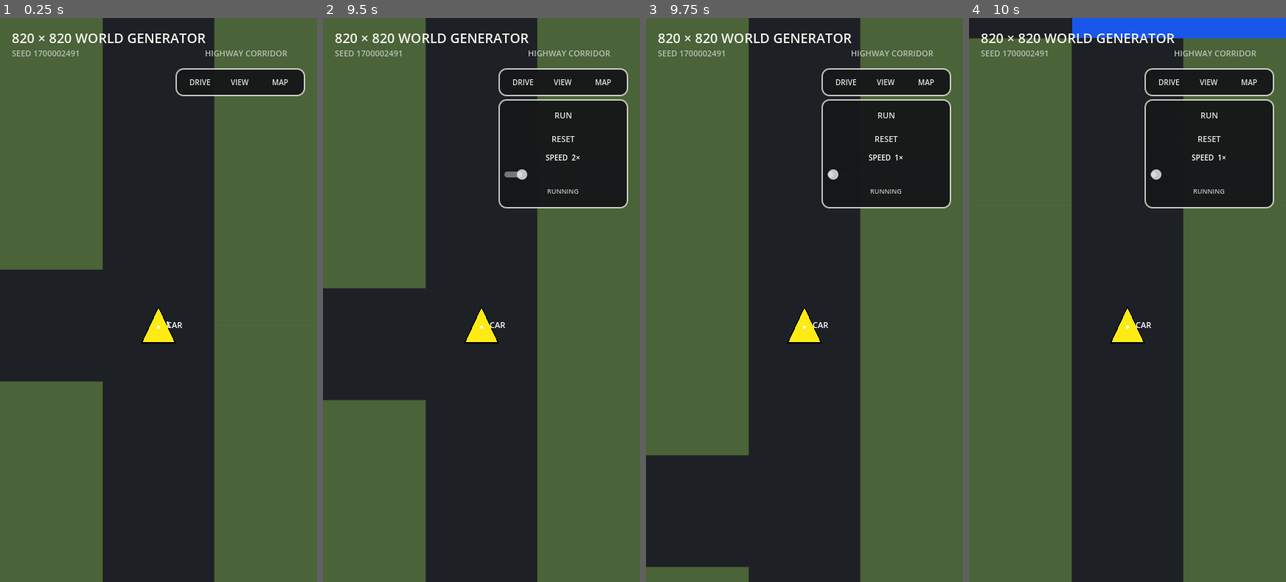
Above: before the commit, frames 1-4 (left to right).
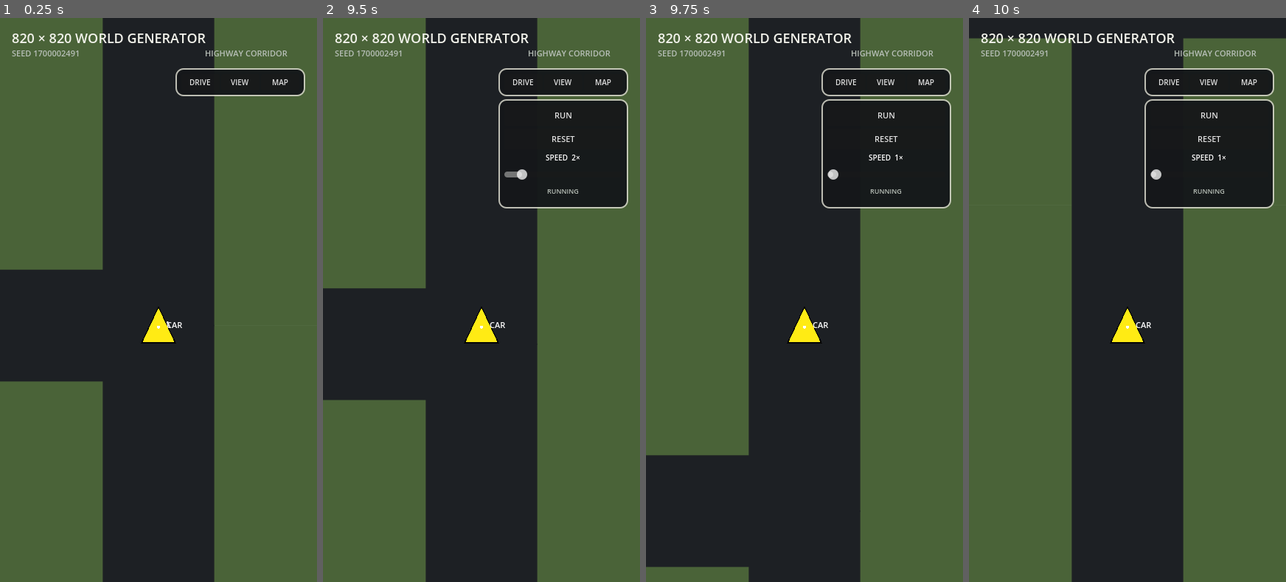
Above: after the commit, the same moments.

Repository: patrickcallahancomedy/comedian
Game: Godot game, scene res://scenes/drive/grid_world_prototype.tscn
Same seed, same stepped clock (60 frames per second), same inputs: the game is played once before the commit and once after it. This scene is started directly instead of the project's main scene.
Inputs (mouse positions are in pixels of both pictures, inside the frame that each line leads up to):
- Up to frame 1 (0.25 s): no input
- Up to frame 2 (9.5 s): click "DRIVE" at 0.5 s; click "RUN" at 1.25 s; tap Enter (ui_accept) at 2, 2.27, 5.27, 8.27 s; move the mouse to (465, 412) at 2.02 s; hold W 2.03-2.75 s; tap Space every 1.5 s from 2.1 to 8.1 s; click (465, 412) at 2.17 s; drag from (576, 384) to (465, 412) at 2.77 s; move the mouse to (386, 215) at 3.52 s; hold Left 3.53-4.25 s; drag from (497, 300) to (386, 215) at 4.27 s; move the mouse to (433, 159) at 5.02 s; hold Left 5.03-5.75 s; drag from (551, 271) to (433, 159) at 5.77 s; move the mouse to (418, 328) at 6.52 s; hold W 6.53-7.25 s; click (418, 328) at 6.67 s; drag from (513, 175) to (418, 328) at 7.27 s; move the mouse to (465, 412) at 8.02 s; hold Right 8.03-8.75 s; drag from (576, 384) to (465, 412) at 8.77 s
- Up to frame 3 (9.75 s): move the mouse to (709, 215) at 9.52 s; hold Left from 9.53 s (still down); tap Space at 9.6 s
- Up to frame 4 (10 s): keep holding Left

Frames 1-3 are identical in both runs. In frame 4, 2.4% of the frame differs, in the area x 32-100%, y 0-4%.

Commit message:
Unify all road surfaces with the existing charcoal asphalt palette

Diff:
--- a/godot/scripts/drive/grid_world_map.gd
+++ b/godot/scripts/drive/grid_world_map.gd
@@ -9,11 +9,12 @@
 const GRID_MINOR := Color(1.0, 1.0, 1.0, 0.035)
 const GRID_MAJOR := Color(1.0, 1.0, 1.0, 0.08)
 
+# One asphalt palette shared by every road class and junction.
 const ROAD_COLOR := Color(0.115, 0.125, 0.14)
-const CONNECTOR_COLOR := Color(0.10, 0.34, 0.92)
-const RAMP_COLOR := Color(0.90, 0.16, 0.78)
-const ON_RAMP_COLOR := Color(0.15, 0.78, 0.24)
-const HIGHWAY_COLOR := Color(0.84, 0.12, 0.10)
+const CONNECTOR_COLOR := ROAD_COLOR
+const RAMP_COLOR := ROAD_COLOR
+const ON_RAMP_COLOR := ROAD_COLOR
+const HIGHWAY_COLOR := ROAD_COLOR
 
 const HOME_COLOR := Color(0.18, 0.52, 0.98)
 const VENUE_COLOR := Color(0.84, 0.39, 0.19)
@@ -445,8 +446,7 @@
 
 
 func _draw_three_lane_highway(start: Vector2, finish: Vector2) -> void:
-	# Restore the approved pre-2-lane highway: three touching red lanes.
-	# Pink/green auxiliary lanes sit one more lane-width outside.
+	# Three touching asphalt lanes; auxiliary lanes sit one lane-width outside.
 	var lane_spacing := float(generator.HIGHWAY_LANE_SPACING)
 	var perpendicular := Vector2.ZERO
 	if is_equal_approx(start.y, finish.y):
